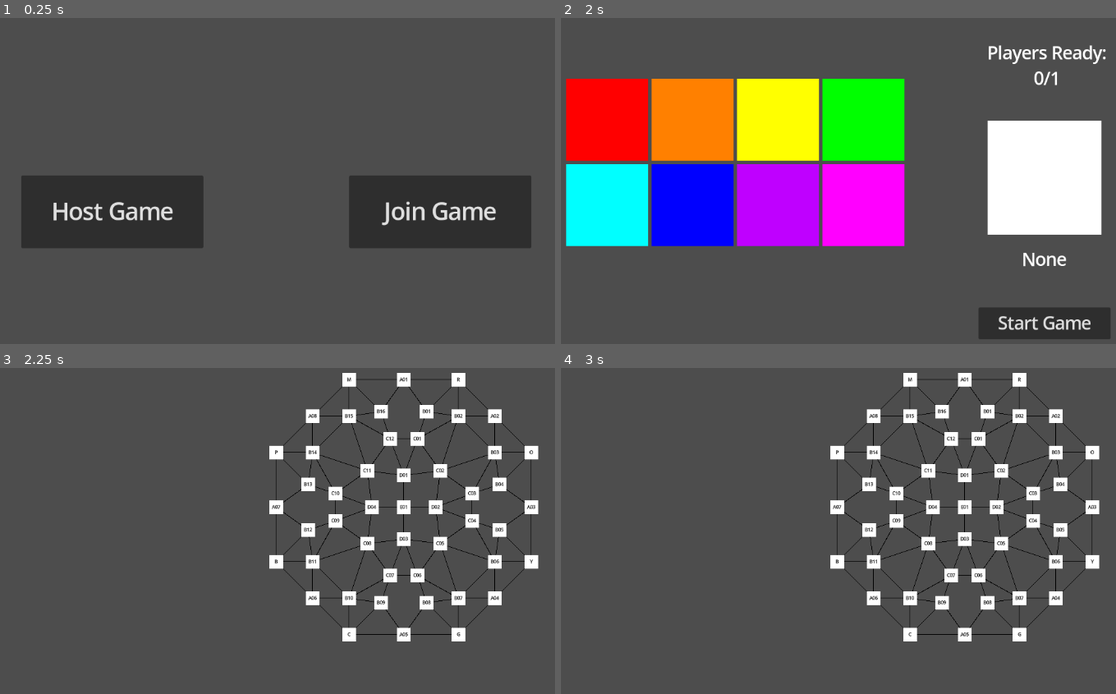
Above: before the commit, frames 1-4 (two rows, left to right).
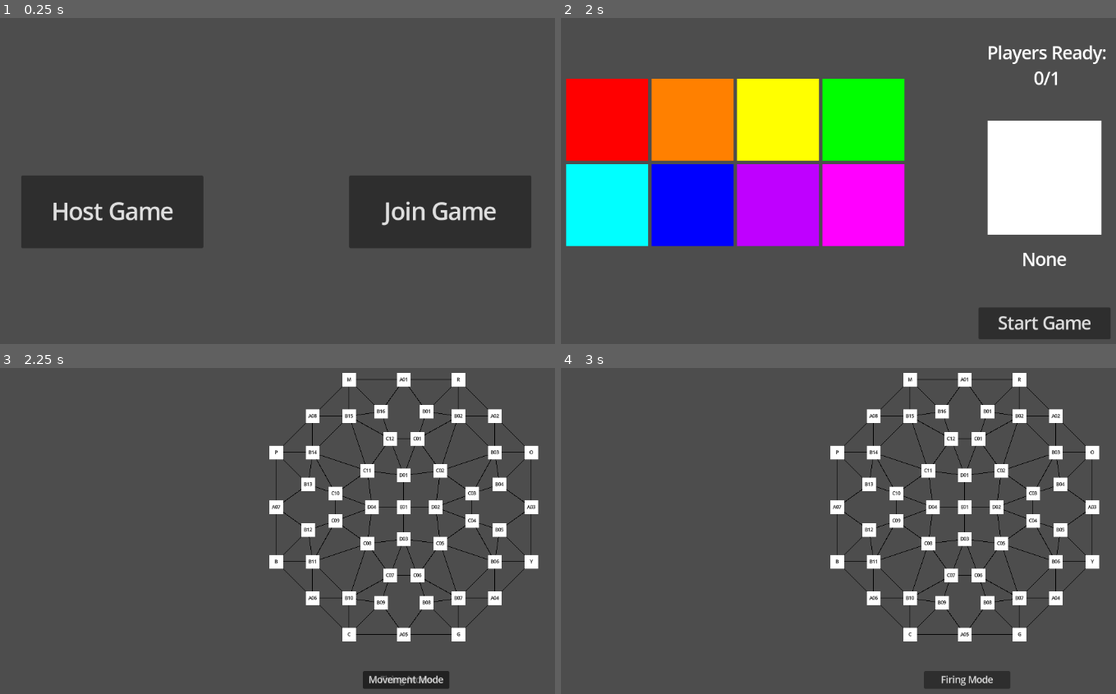
Above: after the commit, the same moments.

Repository: JadenValdez/DivideAndConquer
Game: Godot game, scene res://Scenes/Multiplayer.tscn
The game is run twice, just before and just after one commit, with the same random seed, the same clock (stepped at 60 frames per second) and the same inputs.
Inputs (mouse positions are in pixels of both pictures, inside the frame that each line leads up to):
- Up to frame 1 (0.25 s): no input
- Up to frame 2 (2 s): tap Enter at 0.5 s; move the mouse to (982, 158) at 0.52 s; click (982, 158) at 0.67 s; click "Host Game" at 1.25 s
- Up to frame 3 (2.25 s): click "Start Game" at 2 s
- Up to frame 4 (3 s): click (966, 680) at 2.75 s, where only the run after the commit has a clickable "Firing Mode"

Frames 1-2 are identical in both runs. In frame 3, 0.8% of the frame differs, in the area x 65-81%, y 92-99%; in frame 4, 0.8%.

Commit message:
Added Special Mortar Movement
Added buttons to change the movement mode of a mortar, allowing it to switch between movement mode and firing mode.

Diff:
--- a/Scenes/MainBoard.tscn
+++ b/Scenes/MainBoard.tscn
@@ -1,8 +1,9 @@
-[gd_scene load_steps=4 format=3 uid="uid://bj4j158tv1i24"]
+[gd_scene load_steps=5 format=3 uid="uid://bj4j158tv1i24"]
 
 [ext_resource type="Script" path="res://Scripts/MainBoard.gd" id="1_2k0u8"]
 [ext_resource type="PackedScene" uid="uid://bstvhaqdh3i70" path="res://Scenes/Territory.tscn" id="1_jx5dg"]
 [ext_resource type="Script" path="res://Scripts/BoardLines.gd" id="3_l8gkv"]
+[ext_resource type="Script" path="res://Scripts/MortarButtons.gd" id="4_oeokj"]
 
 [node name="MainBoard" type="Node2D"]
 script = ExtResource("1_2k0u8")
@@ -280,3 +281,23 @@
 [node name="BoardLines" type="Node2D" parent="."]
 position = Vector2(256, 0)
 script = ExtResource("3_l8gkv")
+
+[node name="MortarButtons" type="Node2D" parent="."]
+script = ExtResource("4_oeokj")
+
+[node name="Fire" type="Button" parent="MortarButtons"]
+offset_left = 728.0
+offset_top = 576.0
+offset_right = 880.0
+offset_bottom = 607.0
+text = "Firing Mode"
+
+[node name="Move" type="Button" parent="MortarButtons"]
+offset_left = 728.0
+offset_top = 576.0
+offset_right = 880.0
+offset_bottom = 607.0
+text = "Movement Mode"
+
+[connection signal="pressed" from="MortarButtons/Fire" to="MortarButtons" method="_on_fire_pressed"]
+[connection signal="pressed" from="MortarButtons/Move" to="MortarButtons" method="_on_move_pressed"]
--- /dev/null
+++ b/Scripts/MortarButtons.gd
@@ -0,0 +1,26 @@
+extends Node2D
+
+@onready var fire: Button = $Fire
+@onready var move: Button = $Move
+
+# Called when the node enters the scene tree for the first time.
+func _ready() -> void:
+	SignalBus.select_troop.connect(_select_troop)
+
+func _select_troop(troop_id: int, type: String, _location: String) -> void:
+	if troop_id != 0 && type == "Mortar":
+		fire.show()
+		move.hide()
+	else:
+		fire.hide()
+		move.hide()
+
+func _on_fire_pressed() -> void:
+	move.show()
+	fire.hide()
+	SignalBus.mortar_firing_mode.emit()
+
+func _on_move_pressed() -> void:
+	fire.show()
+	move.hide()
+	SignalBus.mortar_movement_mode.emit()
--- a/Scripts/MovementLogic.gd
+++ b/Scripts/MovementLogic.gd
@@ -9,6 +9,9 @@
 func _ready() -> void:
 	SignalBus.select_troop.connect(SelectTroop)
 	SignalBus.select_tile.connect(SelectTile)
+
+	SignalBus.mortar_firing_mode.connect(MortarFiringMode)
+	SignalBus.mortar_movement_mode.connect(MortarMovementMode)
 
 func SelectTroop(troop_id: int, type: String, location: String) -> void:
 
@@ -23,13 +26,13 @@
 
 	if location == "None":
 		CurrentAction = "Place"
-		SignalBus.show_placement_spaces.emit(GameManager.Players[multiplayer.get_unique_id()].Territory)
+		SignalBus.show_placement_spaces.emit()
 
 	else:
 		CurrentAction = "Move"
 		CurrentSpace = location
 		MoveableSpaces = TileNeighbors.NEIGHBORS[location]
-		SignalBus.show_movement_spaces.emit(MoveableSpaces, CurrentSpace)
+		SignalBus.show_movement_spaces.emit()
 
 func SelectTile(tile_id: String) -> void:
 	if CurrentAction == "Place":
@@ -43,3 +46,16 @@
 			for space in MoveableSpaces:
 				if tile_id == space:
 					SignalBus.plan_troop_move.emit(SelectedTroop, "Move", tile_id)
+	elif CurrentAction == "Fire":
+		if tile_id == CurrentSpace:
+			SignalBus.plan_troop_move.emit(SelectedTroop, "Pause", tile_id)
+		else:
+			for space in MoveableSpaces:
+				if tile_id == space:
+					SignalBus.plan_troop_move.emit(SelectedTroop, "Fire", tile_id)
+
+func MortarFiringMode() -> void:
+	CurrentAction = "Fire"
+
+func MortarMovementMode() -> void:
+	CurrentAction = "Move"
--- a/Scripts/SignalBus.gd
+++ b/Scripts/SignalBus.gd
@@ -15,3 +15,5 @@
 signal show_placement_spaces
 signal reset_tile_indicators
 signal plan_troop_move
+signal mortar_firing_mode
+signal mortar_movement_mode
--- a/Scripts/Territory.gd
+++ b/Scripts/Territory.gd
@@ -23,6 +23,9 @@
 	SignalBus.show_movement_spaces.connect(_show_movement_spaces)
 	SignalBus.reset_tile_indicators.connect(_reset_tile_indicators)
 
+	SignalBus.mortar_firing_mode.connect(_mortar_firing_mode)
+	SignalBus.mortar_movement_mode.connect(_mortar_movement_mode)
+
 
 	neighbors = TileNeighbors.NEIGHBORS[tile_id]
 	label.text = tile_id
@@ -41,20 +44,32 @@
 	if id == tile_id:
 		SignalBus.set_tile_position.emit(self.position)
 
-func _show_placement_spaces(spaces: Array) -> void:
+func _show_placement_spaces() -> void:
 	place.hide()
-	for id in spaces:
+	for id in GameManager.Players[multiplayer.get_unique_id()].Territory:
 		if id == tile_id:
 			place.show()
 
-func _show_movement_spaces(spaces: Array, current_location: String) -> void:
+func _show_movement_spaces() -> void:
 	move.hide()
 	pause.hide()
-	for id in spaces:
+	for id in MovementLogic.MoveableSpaces:
 		if id == tile_id:
 			move.show()
-	if current_location == tile_id:
+	if MovementLogic.CurrentSpace == tile_id:
 		pause.show()
+
+func _mortar_firing_mode() -> void:
+	move.hide()
+	for id in MovementLogic.MoveableSpaces:
+		if id == tile_id:
+			fire.show()
+
+func _mortar_movement_mode() -> void:
+	fire.hide()
+	for id in MovementLogic.MoveableSpaces:
+		if id == tile_id:
+			move.show()
 
 func _reset_tile_indicators() -> void:
 	place.hide()
--- a/Scripts/TroopTab.gd
+++ b/Scripts/TroopTab.gd
@@ -112,12 +112,38 @@
 					elif troop_type == "Mortar":
 						pass
 						#give the mortar a 4th move if it has not fired yet
+						#only firing is allowed
 					else:
 						SignalBus.select_troop.emit(0, troop_type, location_space)
 				4:
 					move_4.show()
 					m_4_location.text = location_space
+					move_amount = 5
 					SignalBus.select_troop.emit(0, troop_type, location_space)
 
 		elif action == "Fire":
-			pass
+			match move_amount:
+				1:
+					move_1.show()
+					move_1.modulate = Color(1, 0, 0, 1)
+					m_1_location.text = location_space
+					move_amount = 2
+					SignalBus.select_troop.emit(0, troop_type, location_space)
+				2:
+					move_2.show()
+					move_2.modulate = Color(1, 0, 0, 1)
+					m_2_location.text = location_space
+					move_amount = 3
+					SignalBus.select_troop.emit(0, troop_type, location_space)
+				1:
+					move_3.show()
+					move_3.modulate = Color(1, 0, 0, 1)
+					m_3_location.text = location_space
+					move_amount = 4
+					SignalBus.select_troop.emit(0, troop_type, location_space)
+				1:
+					move_4.show()
+					move_4.modulate = Color(1, 0, 0, 1)
+					m_4_location.text = location_space
+					move_amount = 5
+					SignalBus.select_troop.emit(0, troop_type, location_space)
